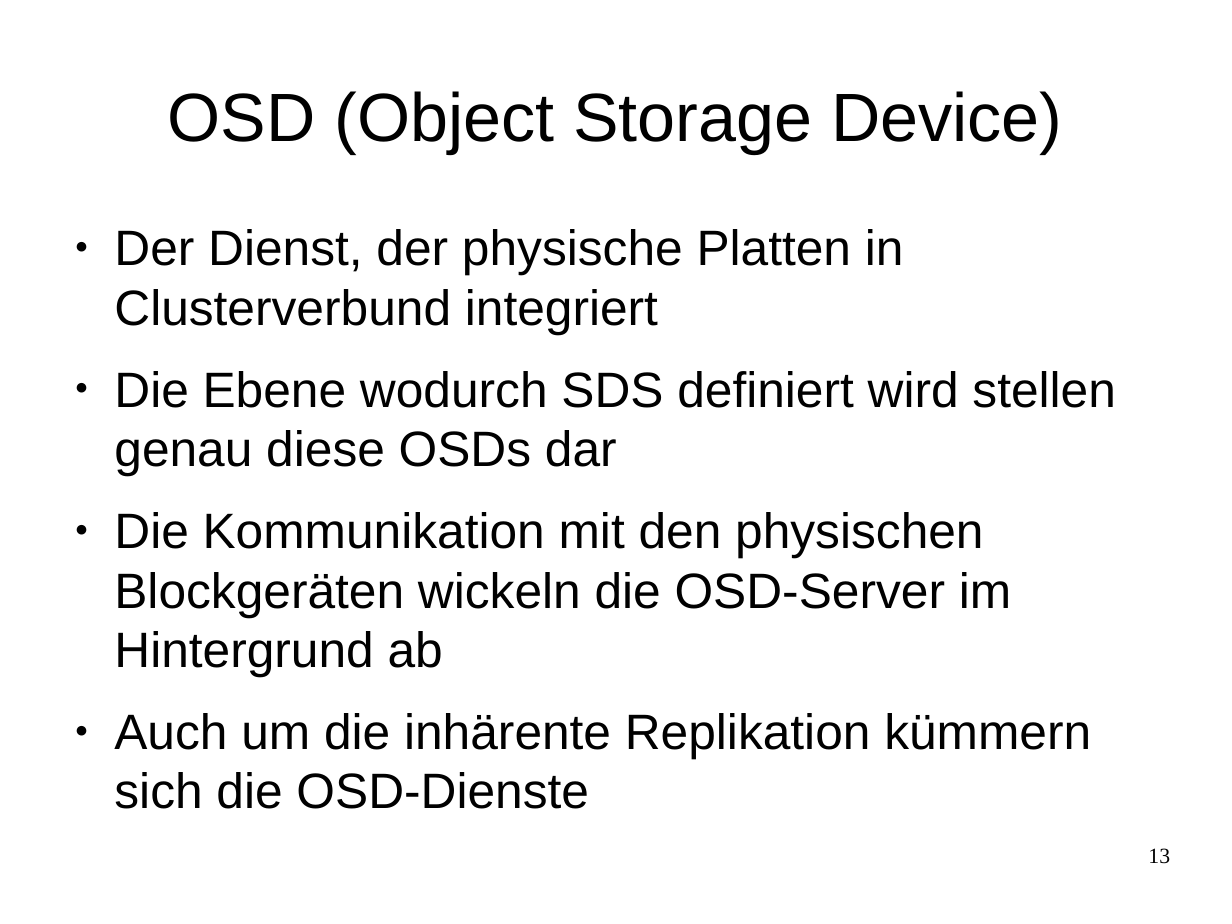
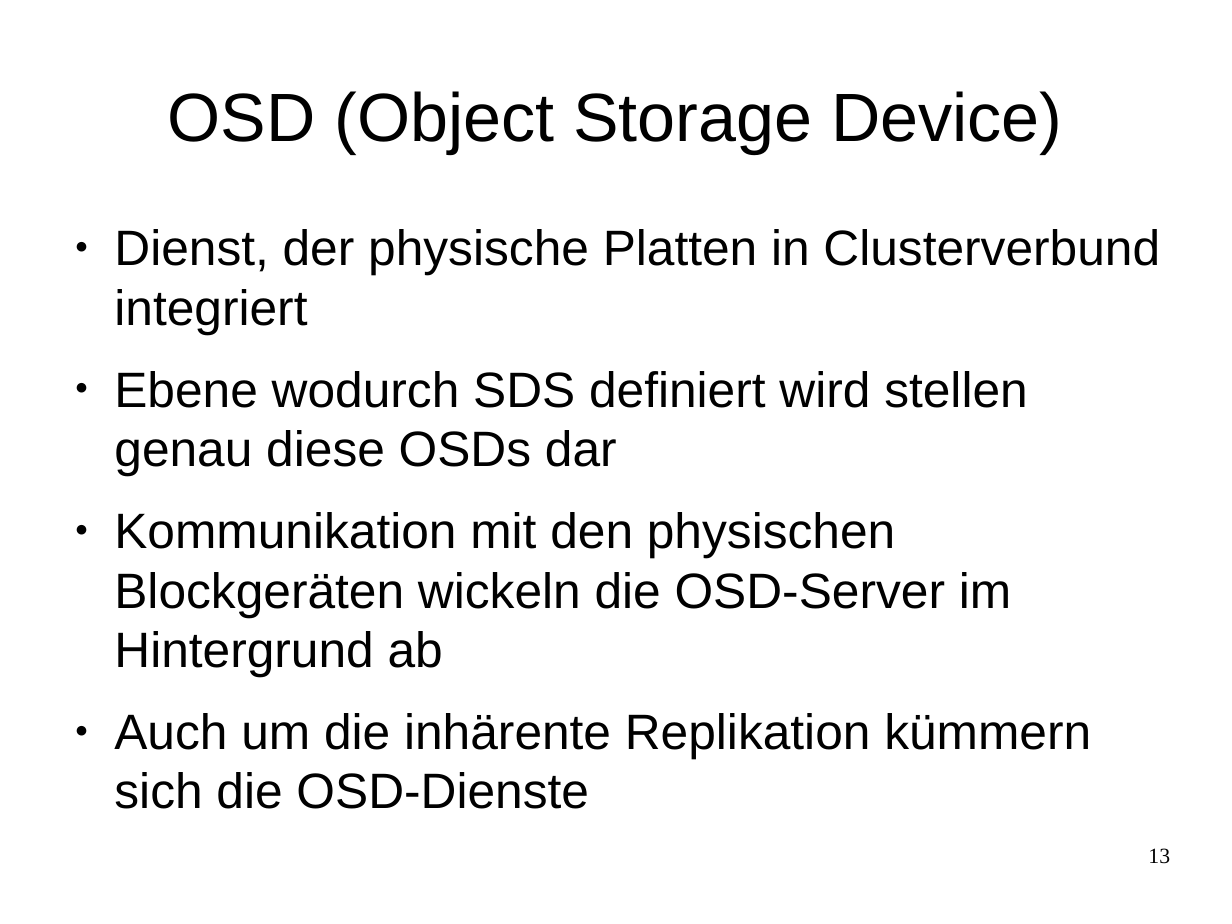
Before and after one commit to celentanos/inora, a slide deck: slide 13 of inora_vortrag_M.odp. Drawn at 1232x924 pixels with LibreOffice and Linux fonts; fonts in the diff are those of the drawing. Boxes give left, top, right and bottom in pixels: in the first picture for what was removed or moved away, otherwise in the second. Text is boxed around its words. In the diff, an @@ line names an element or a change of style, - is before the commit and + after.

```diff
--- a/inora_vortrag_M.odp
+++ b/inora_vortrag_M.odp
@@ text at [114, 229, 1160, 677]: text changed @@
-● Der Dienst, der physische Platten in Clusterverbund integriert
-● Die Ebene wodurch SDS definiert wird stellen genau diese OSDs dar
-● Die Kommunikation mit den physischen Blockgeräten wickeln die OSD-Server im Hintergrund ab
+● Dienst, der physische Platten in Clusterverbund integriert
+● Ebene wodurch SDS definiert wird stellen genau diese OSDs dar
+● Kommunikation mit den physischen Blockgeräten wickeln die OSD-Server im Hintergrund ab
```
Also in this commit, not shown: 6 other slides changed, 2 other files.
